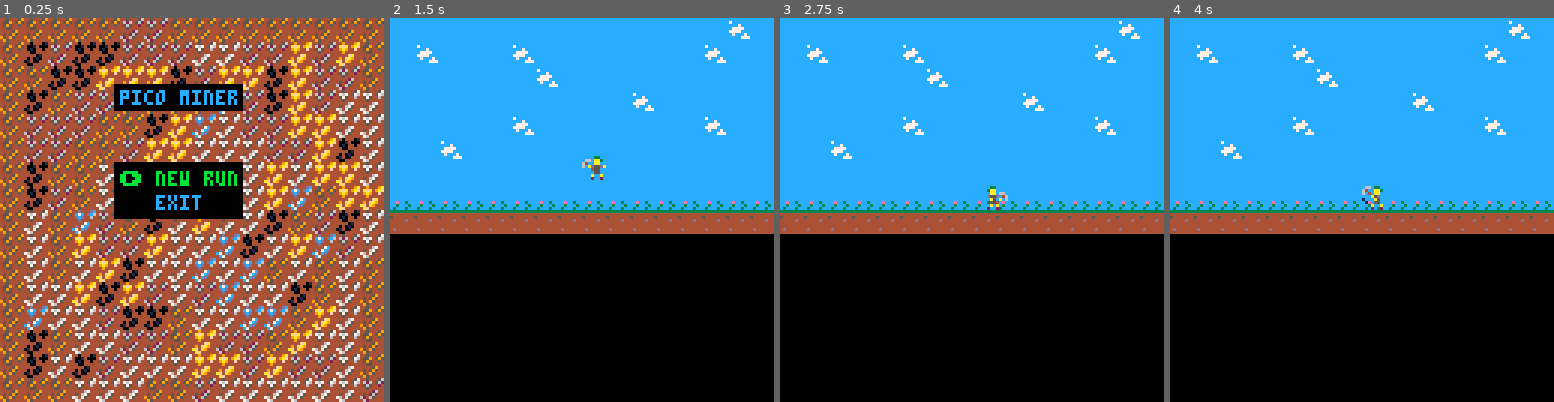
Above: before the commit, frames 1-4 (left to right).
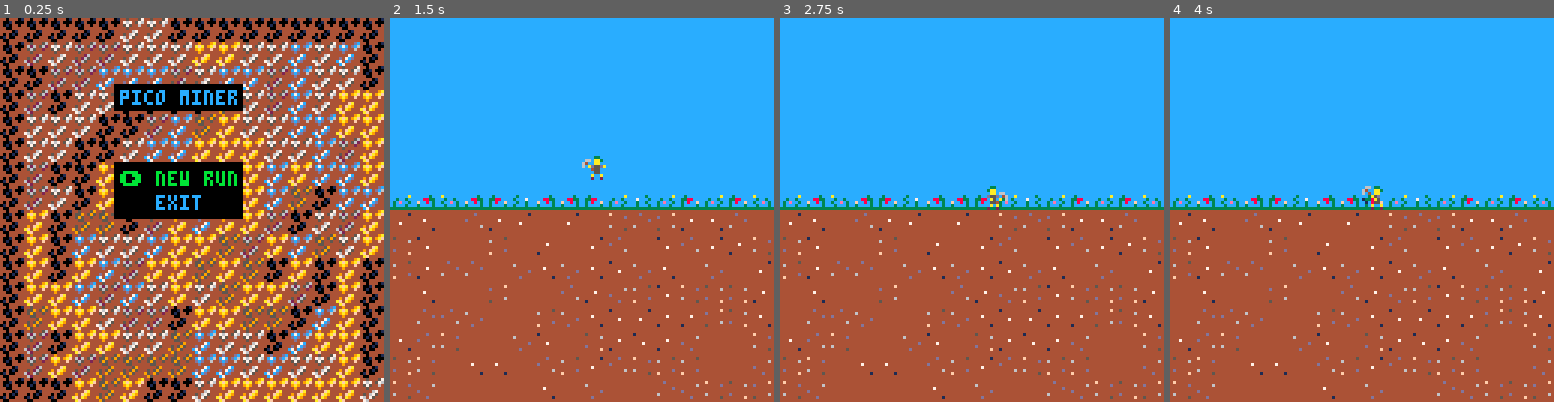
Above: after the commit, the same moments.

Repository: Divoolej/pico-miner
Game: PICO-8 cartridge pico_miner.p8
Two runs of this game, one before a commit and one after it. Both use one fixed random seed, a clock stepped at 60 frames per second and the inputs below.
Inputs:
- Up to frame 1 (0.25 s): no input
- Up to frame 2 (1.5 s): tap X (X key) at 0.33, 1.07 s; tap O (Z key) at 0.7 s
- Up to frame 3 (2.75 s): hold Right 1.6-2.1 s; tap O (Z key) at 1.7, 2.1, 2.5 s; tap X (X key) at 1.85 s; hold Up 2.15-2.42 s; hold Right from 2.47 s (still down)
- Up to frame 4 (4 s): tap O (Z key) at 2.9, 3.3, 3.7 s; tap X (X key) at 2.97 s; release Right at 3.03 s; hold Left 3.08-3.58 s; hold Down 3.63-3.97 s

The runs differ from the first frame. In frame 1, 35% of the frame differs, in the area x 0-100%, y 0-100%; in frame 2, 47%; in frame 3, 47%; in frame 4, 47%.

Commit message:
Add basic map generation and flag handling

Diff:
--- a/pico_miner.p8
+++ b/pico_miner.p8
@@ -29,6 +29,14 @@
 local down   = 3
 local action = 4
 
+-- flags
+
+local flg_flip_h      = 0
+local flg_flip_v      = 1
+local flg_can_dig     = 2
+local flg_can_move    = 3
+local flg_can_collect = 4
+
 -- core functions
 function _init()
 	menu:init()
@@ -49,6 +57,14 @@
 		game:draw()
 	end
 end
+
+-->8
+-- helpers
+
+function rndi(n)
+ return flr(rnd(n))
+end
+
 -->8
 -- main menu
 
@@ -132,13 +148,62 @@
 -->8
 -- game
 
+function make_tile(sprite, x, y)
+ return {
+  sprite = sprite,
+  x = x * 8,
+  y = y * 8,
+  can_move = fget(sprite, flg_can_move),
+  can_dig = fget(sprite, flg_can_dig),
+  flip_h = fget(sprite, flg_flip_h) and rndi(2) == 1,
+  flip_v = fget(sprite, flg_flip_v) and rndi(2) == 1,
+  draw = function(self)
+   spr(self.sprite, self.x, self.y, 1, 1, self.flip_h, self.flip_v)
+  end
+ }
+end
+
+function generate_map(self)
+ local i, j
+ -- generate sky
+ for i=1,7 do
+  self.world[i] = {}
+  for j=1,16 do
+   self.world[i][j] = make_tile(26, j - 1, i - 1)
+  end
+ end
+ -- generate top ground layer and flowers
+ self.world[8] = {}
+ self.world[9] = {}
+ for j=1,16 do
+  self.world[8][j] = make_tile(40 + rndi(3), j - 1, 7)
+  self.world[9][j] = make_tile(27 + rndi(4), j - 1, 8)
+ end
+ -- generate underground
+ for i=10,30 do
+  self.world[i] = {}
+  for j=1,16 do
+   self.world[i][j] = make_tile(27 + rndi(4), j - 1, i - 1)
+  end
+ end
+end
+
 function init_game(self)
 	self.state = "game"
+ cls()
+ print("generating level...", 20, 20, blue)
+ self:generate_map()
 	player:init()
 end
 
 function can_move(self, direction)
-	return not (direction == down)
+ if direction == left and player.x_grid > 0 then
+  return self.world[player.y_grid + 1][player.x_grid].can_move
+ elseif direction == right and player.y_grid < 15 then
+  return self.world[player.y_grid + 1][player.x_grid + 2].can_move
+ else
+  return false
+ end
 end
 
 function can_dig(self, direction)
@@ -147,26 +212,30 @@
 end
 
 function has_floor(self, x, y)
- if (y >= 7) return true
- return false
+ return not self.world[y + 2][x + 1].can_move
 end
 
 function process_dig(self)
 end
 
 function update_game(self)
-	player:update()
+ player:update()
 end
 
 function draw_game(self)
 	cls()
-	-- draw background
-	map(0, 0, 0, 0, 16, 9)
-	-- draw player
-	player:draw()
+ for i,row in pairs(self.world) do
+  for j,column in pairs(self.world[i]) do
+   self.world[i][j]:draw()
+  end
+ end
+ player:draw()
 end
 
 game = {
+ world = {},
+ is_loading = true,
+ generate_map = generate_map,
 	can_move = can_move,
 	can_dig = can_dig,
  has_floor = has_floor,
@@ -346,24 +415,24 @@
 
 
 __gff__
-0000000000000000000300030303030300000000000000000003030101030303030303030300000000030303030300030000000000000000000000000000000000000000000000000000000000000000000000000000000000000000000000000000000000000000000000000000000000000000000000000000000000000000
+00000000000000000000070707070707000000000000000000030b04070707000303030303000000090909070703100b0000000000000000000000000000000000000000000000000000000000000000000000000000000000000000000000000000000000000000000000000000000000000000000000000000000000000000
 0000000000000000000000000000000000000000000000000000000000000000000000000000000000000000000000000000000000000000000000000000000000000000000000000000000000000000000000000000000000000000000000000000000000000000000000000000000000000000000000000000000000000000
 __map__
 1a1a1a1a1a1a1a1a1a1a1a1a1a1a191a0b0b0b0b0b0d0d0b0b0b0b0b0b0b0b0b000000000000000000000000000000000000000000000000000000000000000000000000000000000000000000000000000000000000000000000000000000000000000000000000000000000000000000000000000000000000000000000000
 1a191a1a1a191a1a1a1a1a1a1a191a1a0b0c0d0c0c0d0d0d0e0e0d0d0f0d0f0b000000000000000000000000000000000000000000000000000000000000000000000000000000000000000000000000000000000000000000000000000000000000000000000000000000000000000000000000000000000000000000000000
 1a1a1a1a1a1a191a1a1a1a1a1a1a1a1a0b0b0c0c0f0f0f0c0d0f0f0c0f0d0d0b000000000000000000000000000000000000000000000000000000000000000000000000000000000000000000000000000000000000000000000000000000000000000000000000000000000000000000000000000000000000000000000000
-1a1a1a1a1a1a1a1a1a1a191a1a1a1a1a0b0c0b0d0d0b0b0b0b1f0d0c0f0d0e0e000000000000000000000000000000000000000000000000000000000000000000000000000000000000000000000000000000000000000000000000000000000000000000000000000000000000000000000000000000000000000000000000
-1a1a1a1a1a191a1a1a1a1a1a1a191a1a0b0d0d0d0b0b0c0f1f0e0d0d0f0f0e0e000000000000000000000000000000000000000000000000000000000000000000000000000000000000000000000000000000000000000000000000000000000000000000000000000000000000000000000000000000000000000000000000
+1a1a1a1a1a1a1a1a1a1a191a1a1a1a1a0b0c0b0d0d0b0b0b0b0a0d0c0f0d0e0e000000000000000000000000000000000000000000000000000000000000000000000000000000000000000000000000000000000000000000000000000000000000000000000000000000000000000000000000000000000000000000000000
+1a1a1a1a1a191a1a1a1a1a1a1a191a1a0b0d0d0d0b0b0c0f0a0e0d0d0f0f0e0e000000000000000000000000000000000000000000000000000000000000000000000000000000000000000000000000000000000000000000000000000000000000000000000000000000000000000000000000000000000000000000000000
 1a1a191a1a1a1a1a1a1a1a1a1a1a1a1a0b0d0d0b0b0d0f0f0e0e0e0d0d0f0c0e000000000000000000000000000000000000000000000000000000000000000000000000000000000000000000000000000000000000000000000000000000000000000000000000000000000000000000000000000000000000000000000000
-1a1a1a1a1a1a1a1a1a1a1a1a1a1a1a1a0b0c0b0b0e1f0e0b0b0e0e0f0e0f0f0e000000000000000000000000000000000000000000000000000000000000000000000000000000000000000000000000000000000000000000000000000000000000000000000000000000000000000000000000000000000000000000000000
-1c1c1c1c1c1c1c1c1c1c1c1c1c1c1c1c0b0c0d0b0e0e0b0f0e0e0e0f1f0b0f0f000000000000000000000000000000000000000000000000000000000000000000000000000000000000000000000000000000000000000000000000000000000000000000000000000000000000000000000000000000000000000000000000
-1b1b1b1b1b1b1b1b1b1b1b1b1b1b1b1b0b0e0b1f0d0b0c0e0f0e0e0c0b0d0c0e000000000000000000000000000000000000000000000000000000000000000000000000000000000000000000000000000000000000000000000000000000000000000000000000000000000000000000000000000000000000000000000000
-000000000000000000000000000000000b0e0b0f0d0d0f0e0e1f0c0e0f1f0d0e000000000000000000000000000000000000000000000000000000000000000000000000000000000000000000000000000000000000000000000000000000000000000000000000000000000000000000000000000000000000000000000000
-000000000000000000000000000000000b0e0b0e0f0c0e0e1f0e1f0b0e0b0e0b000000000000000000000000000000000000000000000000000000000000000000000000000000000000000000000000000000000000000000000000000000000000000000000000000000000000000000000000000000000000000000000000
-000000000000000000000000000000000b0e0e0f0c0f0d0e0d1f0e0e0c0b0e0b000000000000000000000000000000000000000000000000000000000000000000000000000000000000000000000000000000000000000000000000000000000000000000000000000000000000000000000000000000000000000000000000
-000000000000000000000000000000000b1f0e0e0d0c0c0b0e0e1f1f0b0f0e0b000000000000000000000000000000000000000000000000000000000000000000000000000000000000000000000000000000000000000000000000000000000000000000000000000000000000000000000000000000000000000000000000
-000000000000000000000000000000000b0c0b0e0e0d0d0b0f0d0d0b0f0e0e0b000000000000000000000000000000000000000000000000000000000000000000000000000000000000000000000000000000000000000000000000000000000000000000000000000000000000000000000000000000000000000000000000
-000000000000000000000000000000000b0c0e0c0d0e0e0e0f0f0d0f0d0d0e0b000000000000000000000000000000000000000000000000000000000000000000000000000000000000000000000000000000000000000000000000000000000000000000000000000000000000000000000000000000000000000000000000
-000000000000000000000000000000000b0b0b0e0e0e0b0b0d0e0e0e0e0e0e0d000000000000000000000000000000000000000000000000000000000000000000000000000000000000000000000000000000000000000000000000000000000000000000000000000000000000000000000000000000000000000000000000
-
-
+1a1a1a1a1a1a1a1a1a1a1a1a1a1a1a1a0b0c0b0b0e0a0e0b0b0e0e0f0e0f0f0e000000000000000000000000000000000000000000000000000000000000000000000000000000000000000000000000000000000000000000000000000000000000000000000000000000000000000000000000000000000000000000000000
+1c1c1c1c1c1c1c1c1c1c1c1c1c1c1c1c0b0c0d0b0e0e0b0f0e0e0e0f0a0b0f0f000000000000000000000000000000000000000000000000000000000000000000000000000000000000000000000000000000000000000000000000000000000000000000000000000000000000000000000000000000000000000000000000
+1b1b1b1b1b1b1b1b1b1b1b1b1b1b1b1b0b0e0b0a0a0b0c0e0f0e0e0c0b0d0c0e000000000000000000000000000000000000000000000000000000000000000000000000000000000000000000000000000000000000000000000000000000000000000000000000000000000000000000000000000000000000000000000000
+000000000000000000000000000000000b0e0b0f0d0d0f0e0e0a0c0e0f0a0d0e000000000000000000000000000000000000000000000000000000000000000000000000000000000000000000000000000000000000000000000000000000000000000000000000000000000000000000000000000000000000000000000000
+000000000000000000000000000000000b0e0b0e0f0c0e0e0a0e0a0b0e0b0e0b000000000000000000000000000000000000000000000000000000000000000000000000000000000000000000000000000000000000000000000000000000000000000000000000000000000000000000000000000000000000000000000000
+000000000000000000000000000000000b0e0e0f0c0f0d0e0d0a0e0e0c0b0e0b000000000000000000000000000000000000000000000000000000000000000000000000000000000000000000000000000000000000000000000000000000000000000000000000000000000000000000000000000000000000000000000000
+000000000000000000000000000000000b0a0e0e0d0c0c0b0e0e0a0a0b0f0e0b000000000000000000000000000000000000000000000000000000000000000000000000000000000000000000000000000000000000000000000000000000000000000000000000000000000000000000000000000000000000000000000000
+000000000000000000000000000000000b0c0b0e0e0d0d0a0f0d0d0b0f0e0e0b000000000000000000000000000000000000000000000000000000000000000000000000000000000000000000000000000000000000000000000000000000000000000000000000000000000000000000000000000000000000000000000000
+000000000000000000000000000000000b0c0e0c0a0a0a0a0f0f0d0f0d0d0e0b000000000000000000000000000000000000000000000000000000000000000000000000000000000000000000000000000000000000000000000000000000000000000000000000000000000000000000000000000000000000000000000000
+000000000000000000000000000000000b0b0b0e0a0e0b0b0d0e0e0e0e0e0e0d000000000000000000000000000000000000000000000000000000000000000000000000000000000000000000000000000000000000000000000000000000000000000000000000000000000000000000000000000000000000000000000000
+
+
Not shown, changed: 24 lines of the sprite sheet (__gfx__) section of pico_miner.p8
